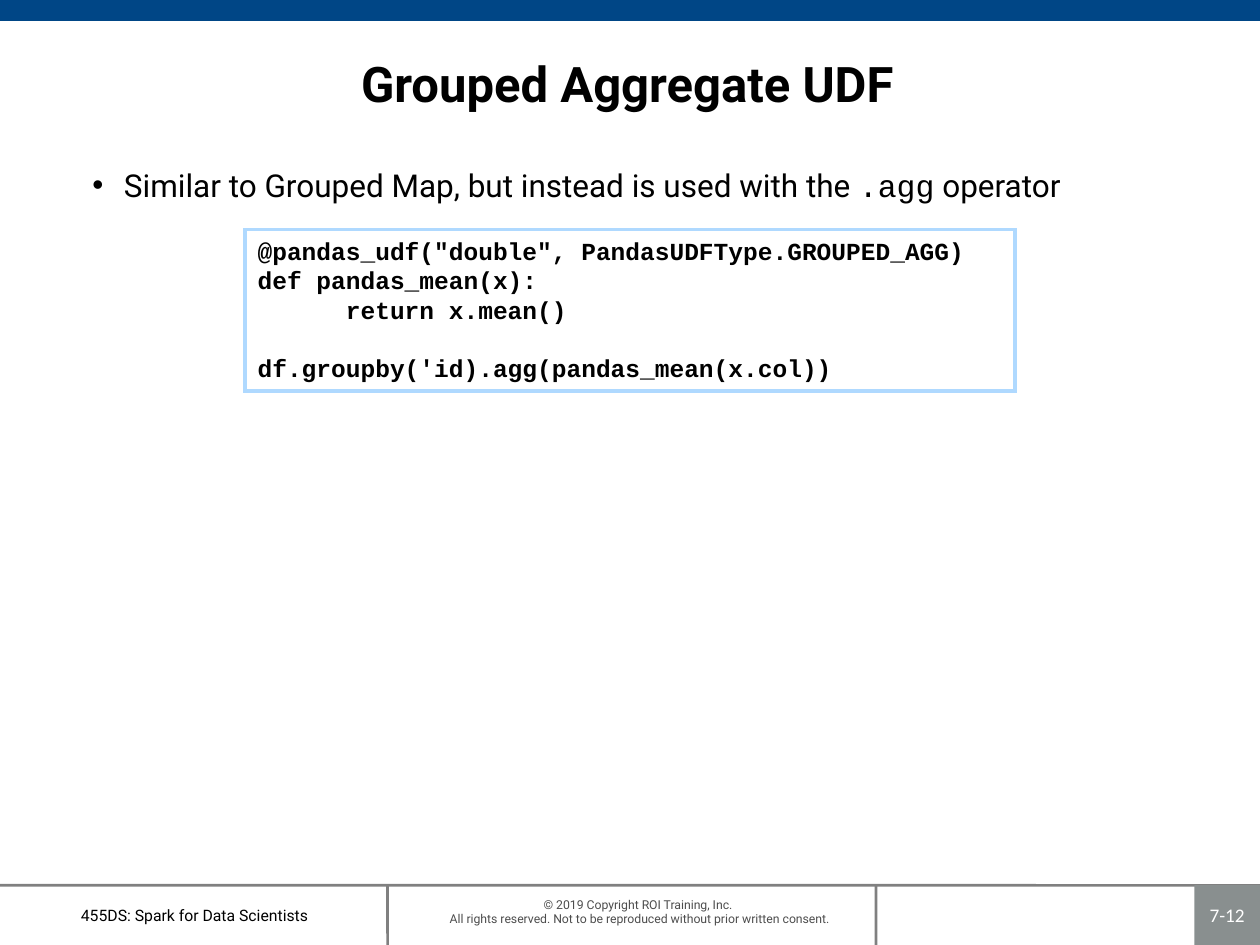
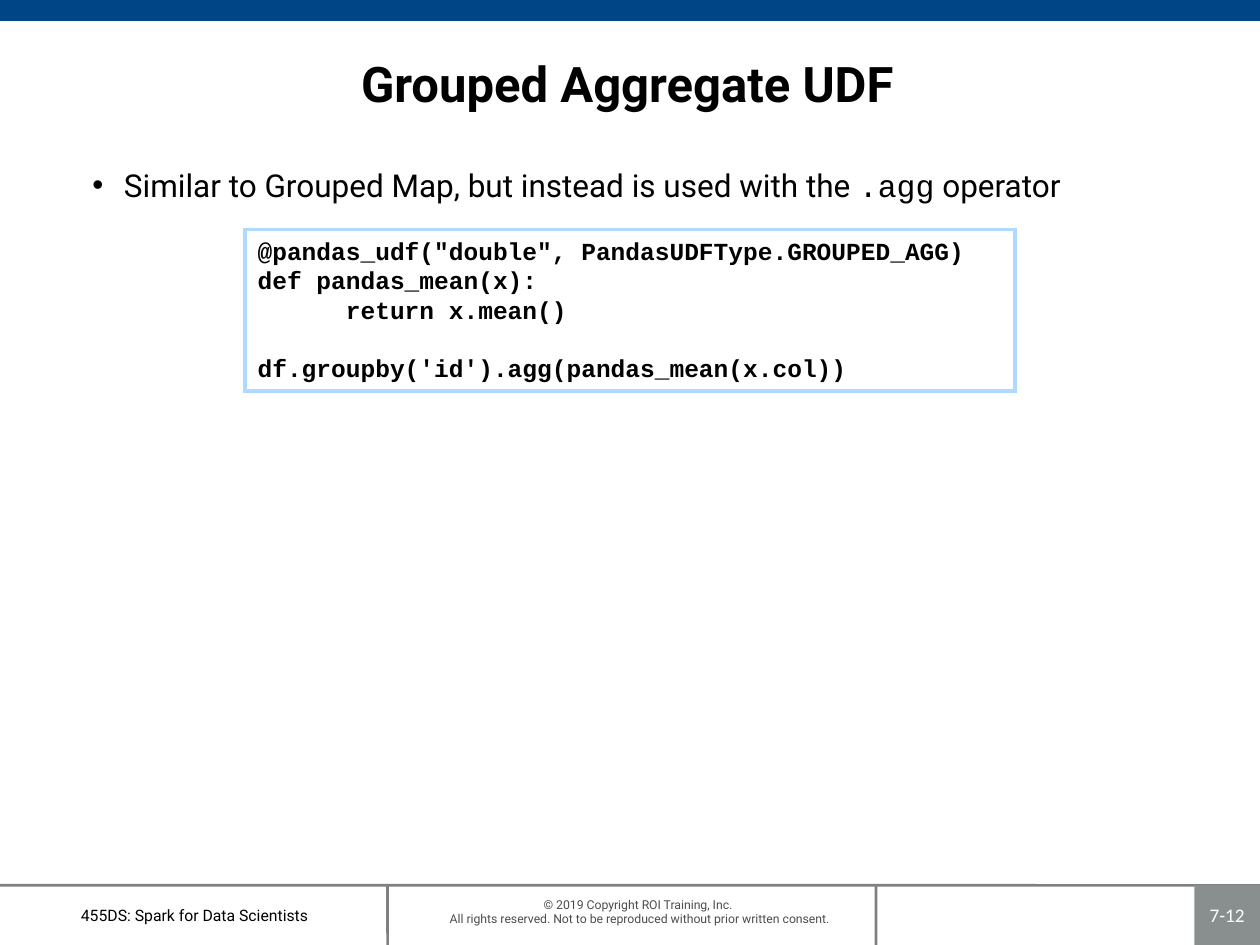
Before and after one commit to roitraining/SparkforDataScientists, a slide deck: slide 12 of 455DS-Ch07_PipelinesAndPandas.pptx. Drawn at 1260x945 pixels with LibreOffice and Linux fonts; fonts in the diff are those of the drawing; background and template pictures are left out. Boxes give left, top, right and bottom in pixels: in the first picture for what was removed or moved away, otherwise in the second. Text is boxed around its words. In the diff, an @@ line names an element or a change of style, - is before the commit and + after.

```diff
--- a/455DS-Ch07_PipelinesAndPandas.pptx
+++ b/455DS-Ch07_PipelinesAndPandas.pptx
@@ text in rectangle at (x1=258, y1=360, x2=847, y2=383): text changed @@
-df.groupby('id).agg(pandas_mean(x.col))
+df.groupby('id').agg(pandas_mean(x.col))
```
Also in this commit, not shown: 2 other files.
